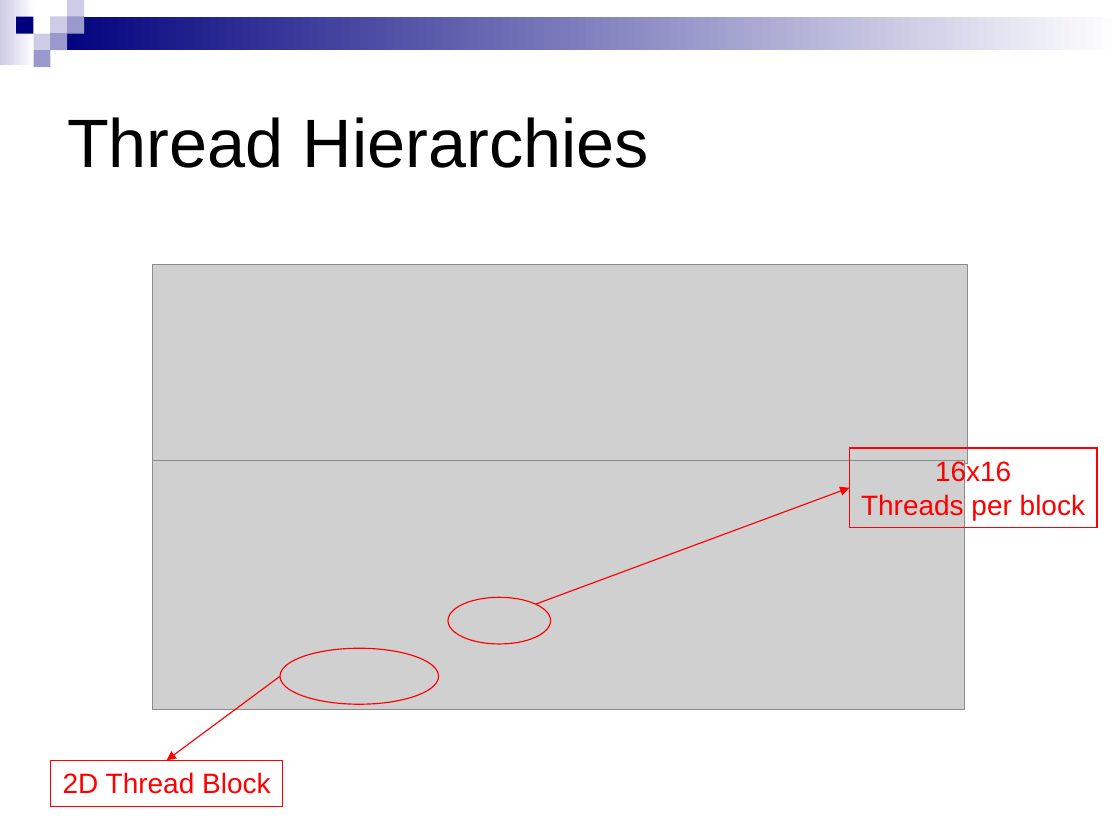
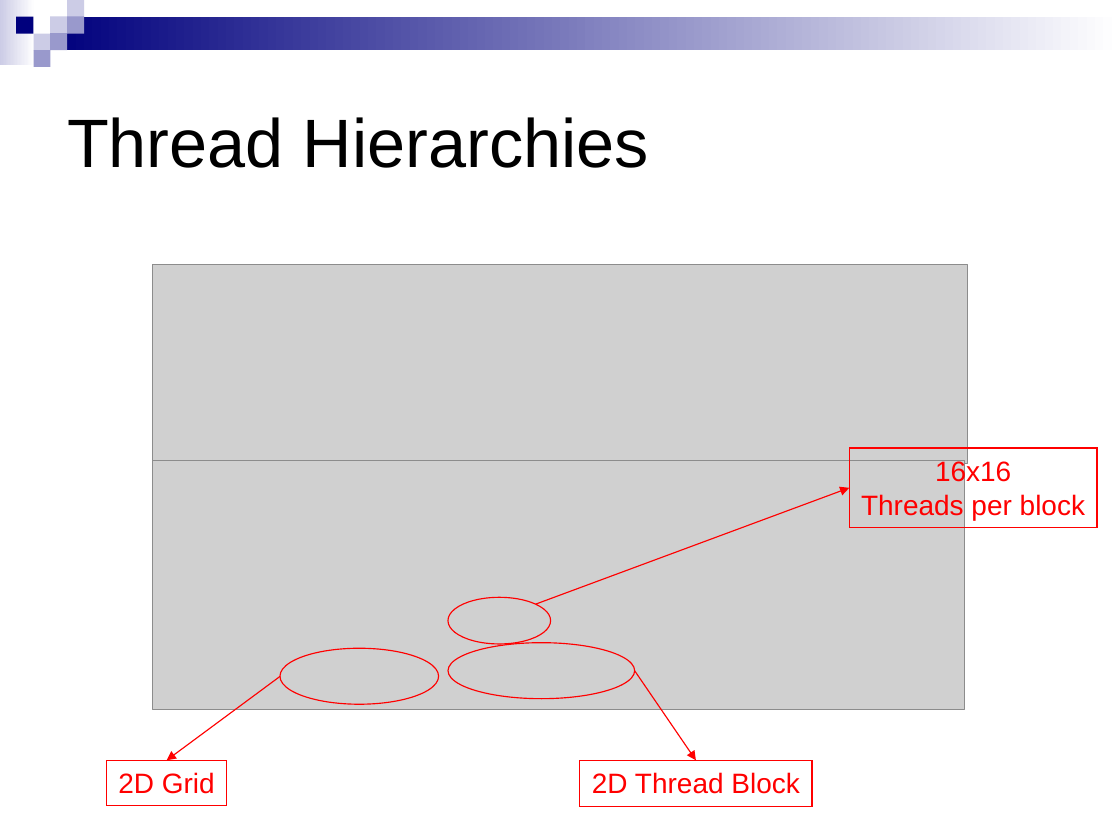
Before and after one commit to CIS565-Fall-2016/cis565-fall-2016.github.io, a slide deck: slide 16 of lectures/1-CUDA-Introduction-1.pptx. Drawn at 1120x840 pixels with LibreOffice and Linux fonts; fonts in the diff are those of the drawing; grey boxes stand for pictures. Boxes give left, top, right and bottom in pixels: in the first picture for what was removed or moved away, otherwise in the second. Text is boxed around its words. In the diff, an @@ line names an element or a change of style, - is before the commit and + after.

```diff
--- a/lectures/1-CUDA-Introduction-1.pptx
+++ b/lectures/1-CUDA-Introduction-1.pptx
@@ ellipse added at (x1=448, y1=643, x2=635, y2=699), outline #FF0000 0.75 pt @@
@@ arrow added from (635, 671) to (696, 760), #FF0000 0.75 pt @@
@@ rectangle "2D Grid" resized from (x1=50, y1=760, x2=282, y2=806) to (x1=106, y1=760, x2=226, y2=805) @@
@@ text in rectangle at (x1=118, y1=772, x2=215, y2=794): text changed @@
-2D Thread Block
+2D Grid
@@ rectangle added at (x1=580, y1=760, x2=812, y2=806), outline #FF0000 0.75 pt, 18 pt, text #FF0000 @@
+2D Thread Block
```
Also in this commit, not shown: 5 other slides changed, 1 other file.
